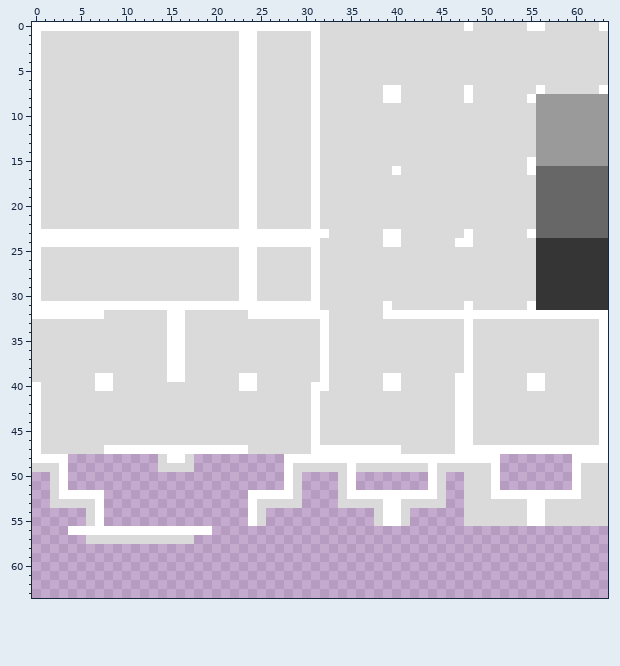
Edited in one commit: pixel-art sprite (GDWJ-65/World/alpha_tileset.png). The first picture shows the starting point.
The file is 64x64 pixels.
The same view after the edit:
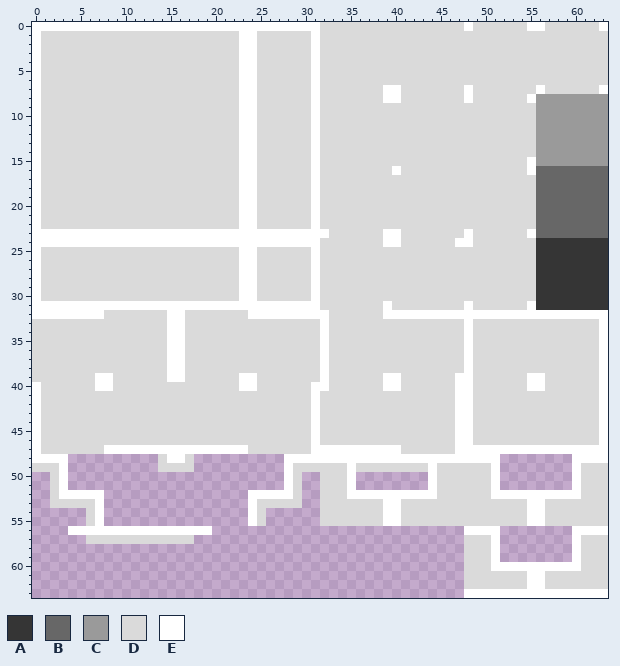
Palette (. is transparent): A #353535  B #676767  C #9a9a9a  D #dadada  E #ffffff
From the commit log: Oneway platforms and basic level
Change:
Changed rows in their new state; - is an unchanged pixel.
first column x 32:
50 DD------------DD----------------
51 DD------------DD----------------
52 DD------------DD----------------
53 DD------------DD----------------
54 DDDDDD----DDDDDD----------------
55 DDDDDD----DDDDDD----------------
56 ----------------EEEE--------EEEE
57 ----------------DDDE--------EDDD
58 ----------------DDDE--------EDDD
59 ----------------DDDE--------EDDD
60 ----------------DDDEEEEEEEEEEDDD
61 ----------------DDDDDDDEEDDDDDDD
62 ----------------DDDDDDDEEDDDDDDD
63 ----------------EEEEEEEEEEEEEEEE
Changed places in both pictures, as pixel boxes (x1, y1, x2, y2):
added: (320, 472, 374, 526)
added: (410, 472, 608, 598)
